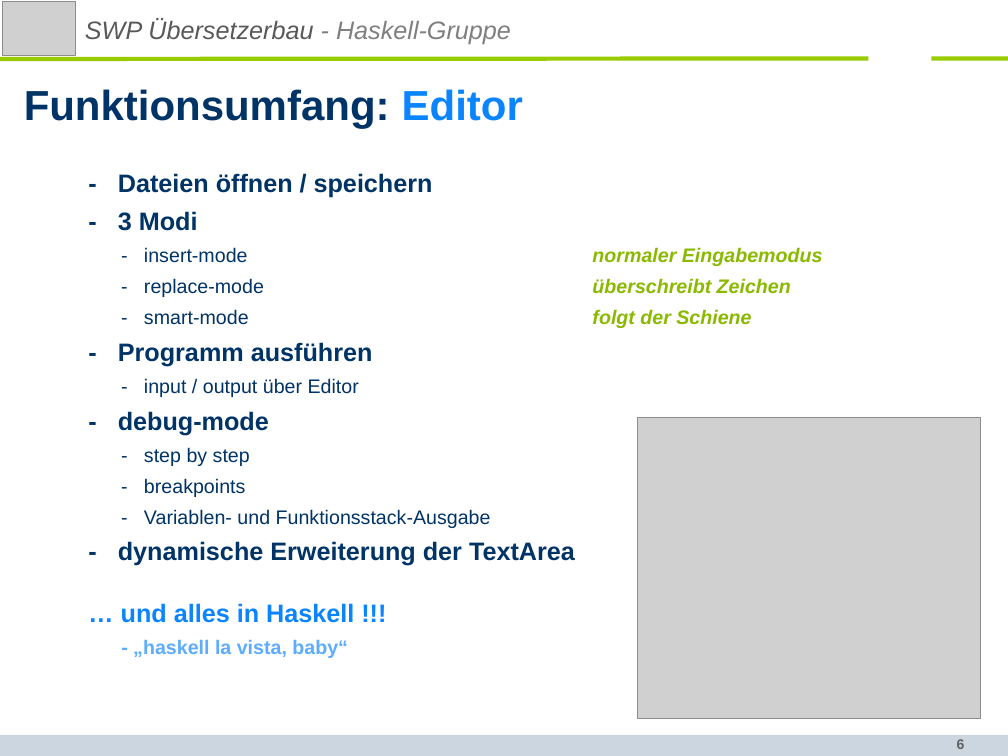
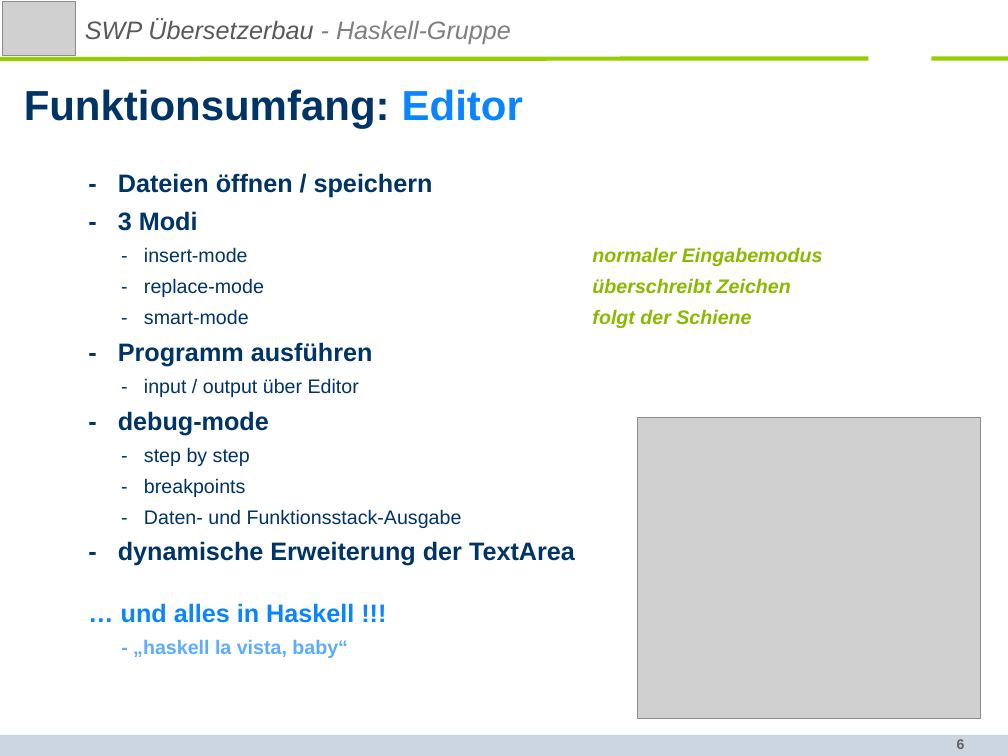
Before and after one commit to SWP-Ubau-SoSe2014-Haskell/SWPSoSe14, a slide deck: slide 6 of documentation/SWPSoSe14MS3.ppt. Drawn at 1008x756 pixels with LibreOffice and Linux fonts; fonts in the diff are those of the drawing; grey boxes stand for pictures; background and template pictures are left out. Boxes give left, top, right and bottom in pixels: in the first picture for what was removed or moved away, otherwise in the second. Text is boxed around its words. In the diff, an @@ line names an element or a change of style, - is before the commit and + after.

```diff
--- a/documentation/SWPSoSe14MS3.ppt
+++ b/documentation/SWPSoSe14MS3.ppt
@@ text at box(144, 509, 462, 528): text changed @@
-- Variablen- und Funktionsstack-Ausgabe
+- Daten- und Funktionsstack-Ausgabe
```
Also in this commit, not shown: 5 other slides changed.
